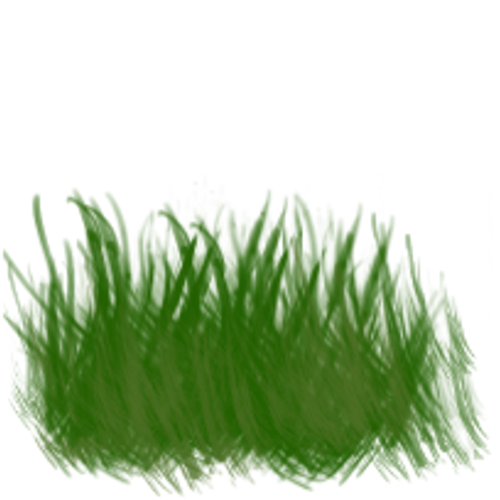
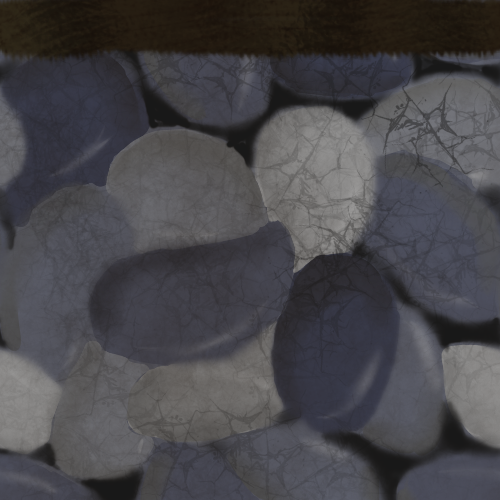
Before/after of a 500×500 layered artwork. What changed in the layer stack:
added group "Tile_1" with 10 layers above "Platform 2" over left=0, top=0, right=500, bottom=500
added group "Layer 40" with 2 layers in group "Tile_1" over left=0, top=0, right=500, bottom=128
added layer "Layer 39" in group "Layer 40" over left=0, top=0, right=500, bottom=128
added layer "Layer 38" in group "Layer 40" over left=0, top=0, right=500, bottom=128
added group "Layer 32" with 4 layers in group "Tile_1" over left=0, top=0, right=500, bottom=500
added layer "Layer 36" (79%) in group "Layer 32" over left=0, top=0, right=500, bottom=500
added layer "Layer 35" in group "Layer 32" over left=0, top=0, right=500, bottom=500
added layer "Layer 34" in group "Layer 32" over left=0, top=0, right=500, bottom=500
added layer "Layer 31" in group "Layer 32" over left=0, top=0, right=500, bottom=500
added layer "Layer 33" in group "Tile_1" over left=0, top=0, right=500, bottom=500
hid "Bush" over left=0, top=128, right=500, bottom=500
